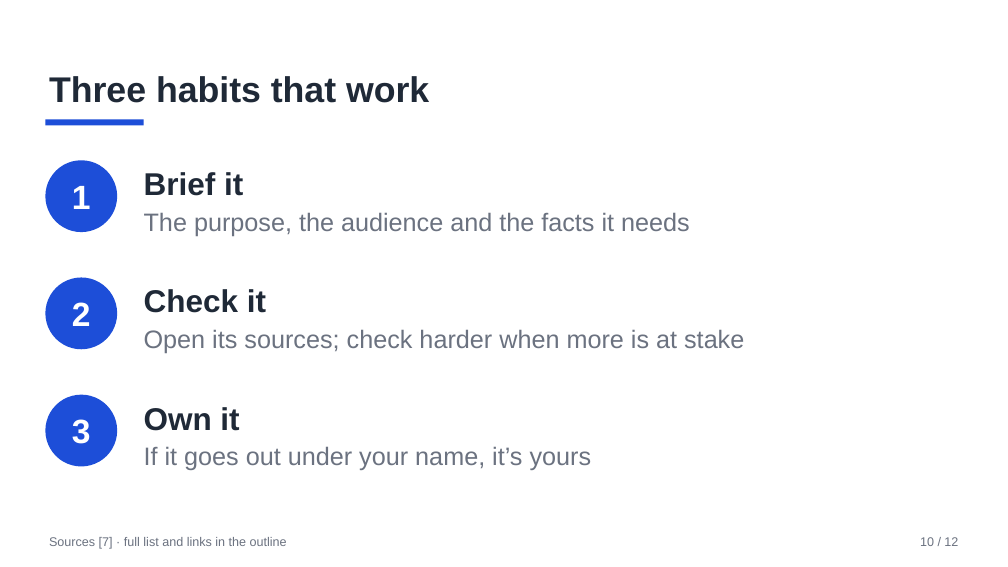
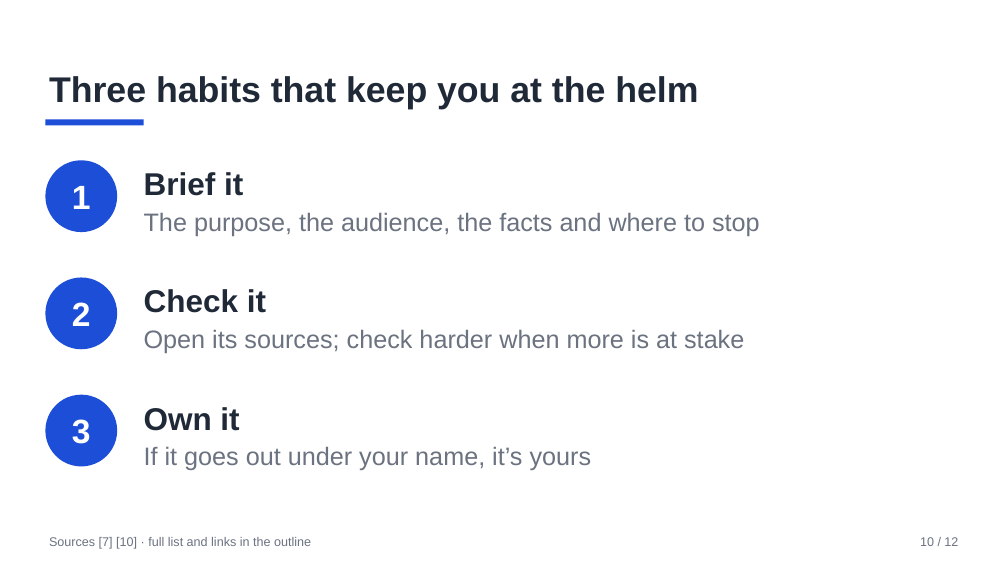
Before and after one commit to AnilKerai/applied-ai-handbook, a slide deck: slide 10 of 1-understand/talk-using-ai-at-work.pptx. Drawn at 1008x567 pixels with LibreOffice and Linux fonts; fonts in the diff are those of the drawing. Boxes give left, top, right and bottom in pixels: in the first picture for what was removed or moved away, otherwise in the second. Text is boxed around its words. In the diff, an @@ line names an element or a change of style, - is before the commit and + after.

```diff
--- a/1-understand/talk-using-ai-at-work.pptx
+++ b/1-understand/talk-using-ai-at-work.pptx
@@ text at (x1=49, y1=76, x2=698, y2=109): text changed @@
-Three habits that work
+Three habits that keep you at the helm
@@ text at (x1=144, y1=213, x2=760, y2=236): text changed @@
-The purpose, the audience and the facts it needs
+The purpose, the audience, the facts and where to stop
@@ text at (x1=49, y1=537, x2=311, y2=549): text changed @@
-Sources [7] · full list and links in the outline
+Sources [7] [10] · full list and links in the outline
```
Also in this commit, not shown: 1 other slide changed, 10 other files.
